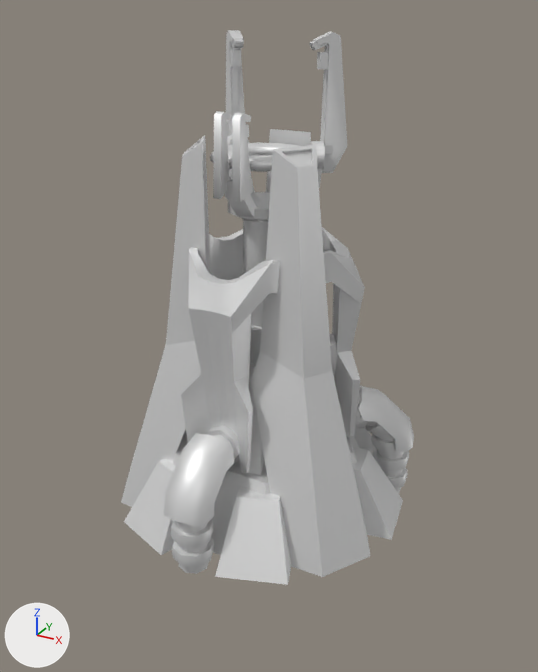
The glTF model glb/legbastion.glb as it was, and as the next commit left it.
Rendered twice from a 50 mm lens placed at (102.5, -182.8, 145.1), pointed at (-0.9, 5.1, 51.1). Every picture has the same lights, and +X, +Y and +Z are marked at lower left. The picture after the commit comes second. Where no turn or scale is listed for an object, it has been applied to the vertices.

The first picture shows 'armature1', 'armature2', 'armature3', 'base', 'bottomAimingArm', 'leftAimingArm', 'piston1', 'piston2', 'rightAimingArm', 'ring', 'ring4', 'turret' and 4 more.
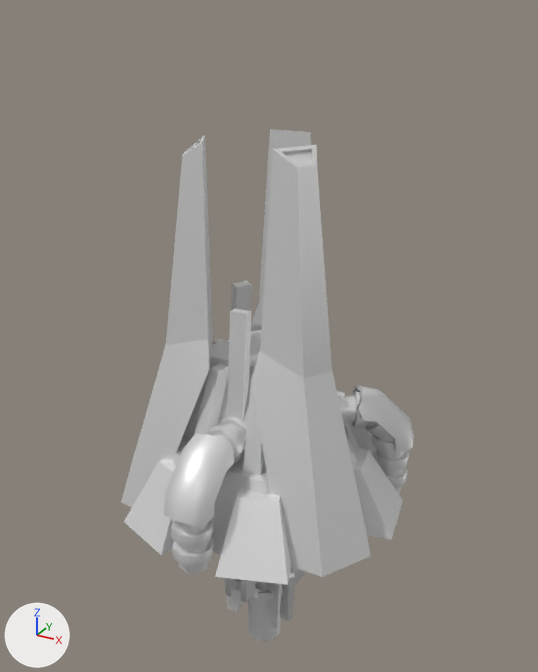
Changed parts and their boxes (x1, y1, x2, y2) in the pictures (538 x 672 px):
```json
{"object": "armature1", "change": "moved", "before": [181, 247, 280, 473], "after": [224, 578, 282, 628]}
{"object": "armature2", "change": "moved", "before": [322, 227, 365, 437], "after": [280, 571, 295, 621]}
{"object": "bottomAimingArm", "change": "moved", "before": [213, 111, 253, 202], "after": [225, 578, 256, 603]}
{"object": "turret", "change": "moved", "before": [227, 135, 325, 274], "after": [248, 569, 306, 641]}
{"object": "leftAimingArm", "change": "moved", "before": [309, 32, 347, 173], "on screen": "not visible afterwards"}
{"object": "armature3", "change": "moved", "before": [209, 229, 244, 280], "on screen": "not visible afterwards"}
{"object": "rightAimingArm", "change": "moved", "before": [226, 30, 245, 137], "on screen": "not visible afterwards"}
{"object": "aiming_arm", "change": "moved", "before": [225, 179, 263, 223], "after": [234, 579, 262, 599], "on screen": "mostly hidden afterwards"}
{"object": "ring", "change": "moved", "before": [210, 143, 299, 172], "on screen": "not visible afterwards"}
{"object": "piston1", "change": "moved", "before": [250, 325, 262, 364], "on screen": "not visible afterwards"}
{"object": "piston2", "change": "moved", "before": [251, 301, 263, 327], "after": [255, 567, 299, 590], "on screen": "mostly hidden"}
{"object": "ring4", "change": "moved", "before": [229, 145, 288, 157], "on screen": "not visible afterwards"}
{"object": "rail1", "change": "unchanged, uncovered by the edit", "before": [246, 314, 251, 387], "after": [227, 308, 252, 423]}
```

Edits to the scene script, one JSON object a line:
```json
{"op": "set", "path": "ob_armature1.location", "old": "(0.0, -20.4, 45.2)", "new": "(0.0, -2.0, -29.5)"}
{"op": "set", "path": "ob_armature2.location", "old": "(17.7, 10.2, 45.2)", "new": "(1.7, 1.0, -29.5)"}
{"op": "set", "path": "ob_armature3.location", "old": "(-17.7, 10.2, 45.2)", "new": "(-1.7, 1.0, -29.5)"}
{"op": "set", "path": "ob_piston1.location", "old": "(0.0, 0.0, 33.67)", "new": "(0.0, 0.0, -19.0)"}
{"op": "set", "path": "ob_piston2.location", "old": "(0.0, 0.0, 17.6)", "new": "(0.0, 0.0, -12.0)"}
{"op": "set", "path": "ob_turret.location", "old": "(-0.0413, 0.00362, 57.81)", "new": "(-0.0413, 0.00362, 6.0)"}
{"op": "set", "path": "ob_bottomaimingarm.location", "old": "(-0.1, -13.9, 102.6)", "new": "(-0.1, -13.9, -31.5)"}
{"op": "set", "path": "ob_ring.location", "old": "(0.0, 0.0, 107.6)", "new": "(0.0, 0.0, -26.5)"}
{"op": "set", "path": "ob_ring4.location", "old": "(0.0, 0.0, 107.6)", "new": "(0.0, 0.0, -26.5)"}
{"op": "set", "path": "ob_leftaimingarm.location", "old": "(13.1, 7.5, 107.6)", "new": "(13.1, 7.5, -26.5)"}
{"op": "set", "path": "ob_rightaimingarm.location", "old": "(-13.1, 7.5, 107.6)", "new": "(-13.1, 7.5, -26.5)"}
```
